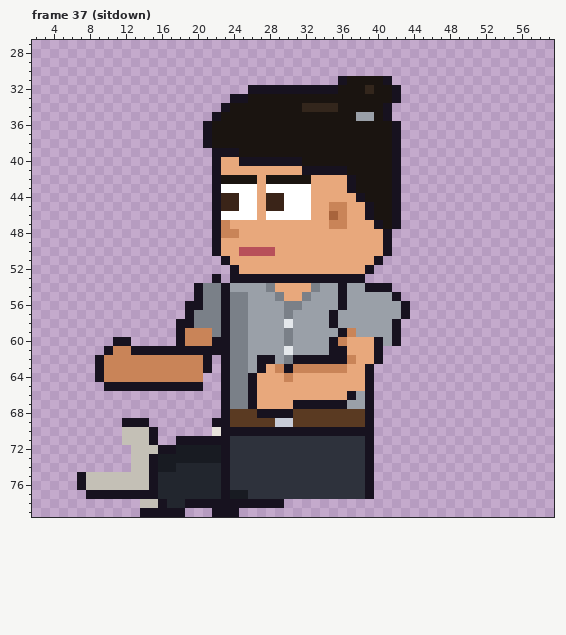
Edited in one commit: pixel-art file (sprites/clients/client_mina_left_anim.aseprite). The picture above was drawn from the file before the commit.
64x80 pixels, 129 frames. Shown: frame 37 (sitdown): x 2..59, y 27..79. The commit also changed other frames, which this record leaves out.
After the commit:
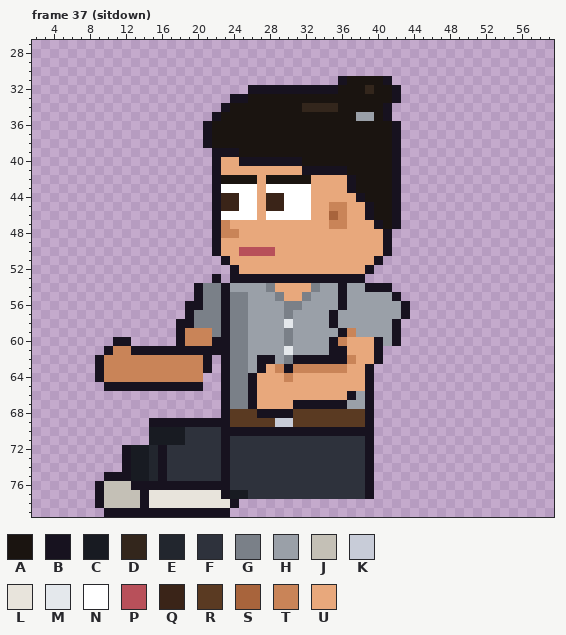
Palette (. is transparent): A #1a1410  B #17121f  C #181b22  D #33261c  E #22262e  F #2e323c  G #7a8088  H #9aa0a8  J #c4c0b6  K #c8ccd8  L #e8e4dc  M #e4e8ec  N #ffffff  P #b8505a  Q #3a2418  R #5a3a22  S #a8643c  T #c98458  U #e8a87c
Changes in this commit:
Frame 37 (sitdown), layers "Pants", "Shoes":
y 69: x 12..21 BBB....... -> ...BBBBBBB
y 70: x 12..22 JJJB......L -> ...CCCCFFFF
y 71: x 12..22 JJJB..BBBBB -> ...CCCCFFFF
y 72: x 12..15 .JJJ -> BCCE; x 17..22 BCCCCC -> FFFFFF
y 73: x 12..22 .JJBCCCCCCC -> BCCEBFFFFFF
y 74: x 12..22 .JJBCCEEEEE -> BCCEBFFFFFF
y 75: x 7..22 BJJJJJJJBEEEEEEE -> ...BBBCCEBFFFFFF
y 76: x 7..9 BJJ -> ..B; x 13..14 JJ -> BB; x 16..22 EEEEEEE -> BBBBBBB
y 77: x 8 B -> .; x 10..13 BBBB -> JJJJ; x 15..22 BEEEEEEE -> LLLLLLLL
y 78: x 9..23 .....JJBEEBBBBB -> BJJJJBLLLLLLLLL; x 25..29 BBBBB -> .....
y 79: x 10..13 .... -> BBBB; x 19..21 ... -> BBB; x 24 B -> .
